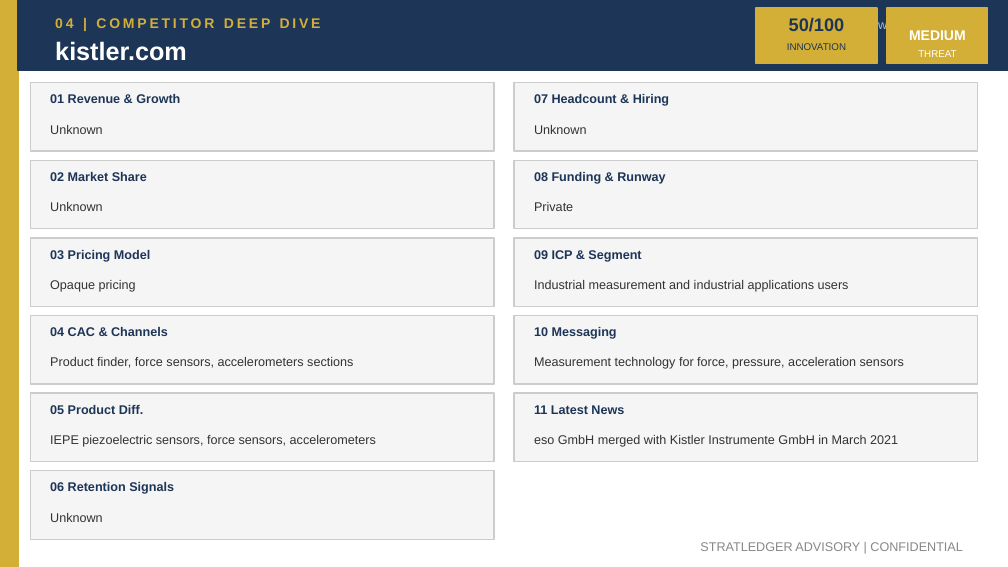
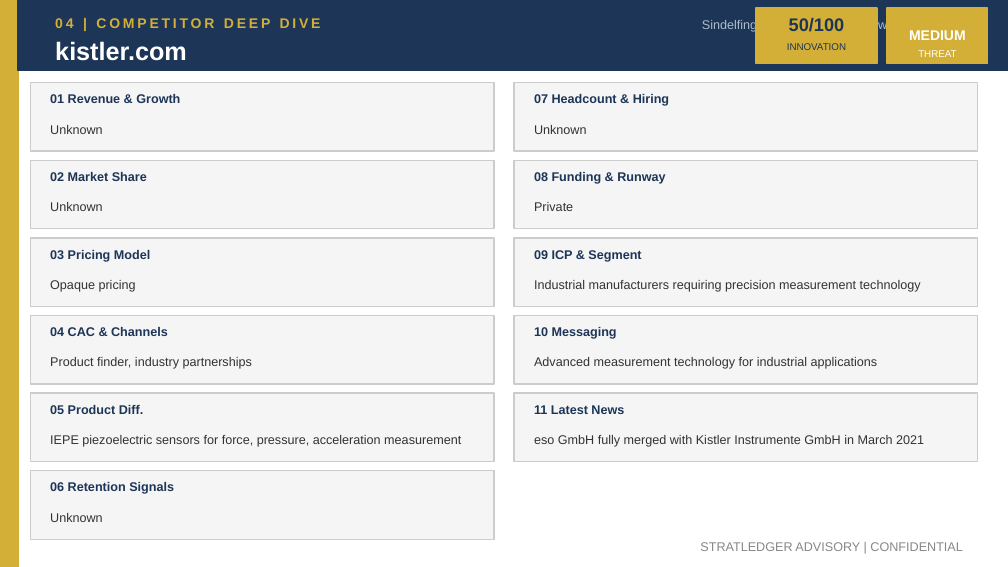
Before and after one commit to apexmakeshop-dot/droplet-commands, a slide deck: slide 7 of mesh_bioplastics_CI_Report.pptx. Drawn at 1008x567 pixels with LibreOffice and Linux fonts; fonts in the diff are those of the drawing. Boxes give left, top, right and bottom in pixels: in the first picture for what was removed or moved away, otherwise in the second. Text is boxed around its words. In the diff, an @@ line names an element or a change of style, - is before the commit and + after.

```diff
--- a/mesh_bioplastics_CI_Report.pptx
+++ b/mesh_bioplastics_CI_Report.pptx
@@ text at [702,19,967,32]: text changed @@
-Unknown | https://www.kistler.com
+Sindelfingen, Germany | https://www.kistler.com
@@ text at [534,280,921,292]: text changed @@
-Industrial measurement and industrial applications users
+Industrial manufacturers requiring precision measurement technology
@@ text at [50,357,252,369]: text changed @@
-Product finder, force sensors, accelerometers sections
+Product finder, industry partnerships
@@ text at [534,357,878,369]: text changed @@
-Measurement technology for force, pressure, acceleration sensors
+Advanced measurement technology for industrial applications
@@ text at [50,435,461,447]: text changed @@
-IEPE piezoelectric sensors, force sensors, accelerometers
+IEPE piezoelectric sensors for force, pressure, acceleration measurement
@@ text at [534,435,924,447]: text changed @@
-eso GmbH merged with Kistler Instrumente GmbH in March 2021
+eso GmbH fully merged with Kistler Instrumente GmbH in March 2021
```
Also in this commit, not shown: 4 other slides changed.
